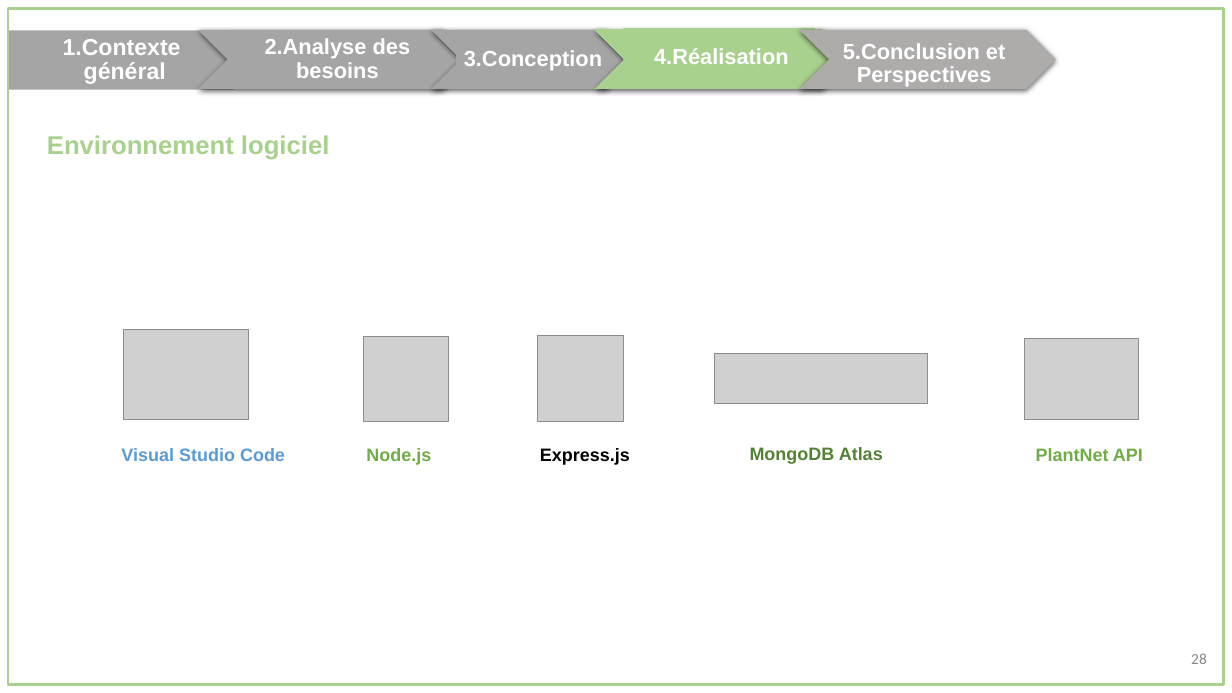
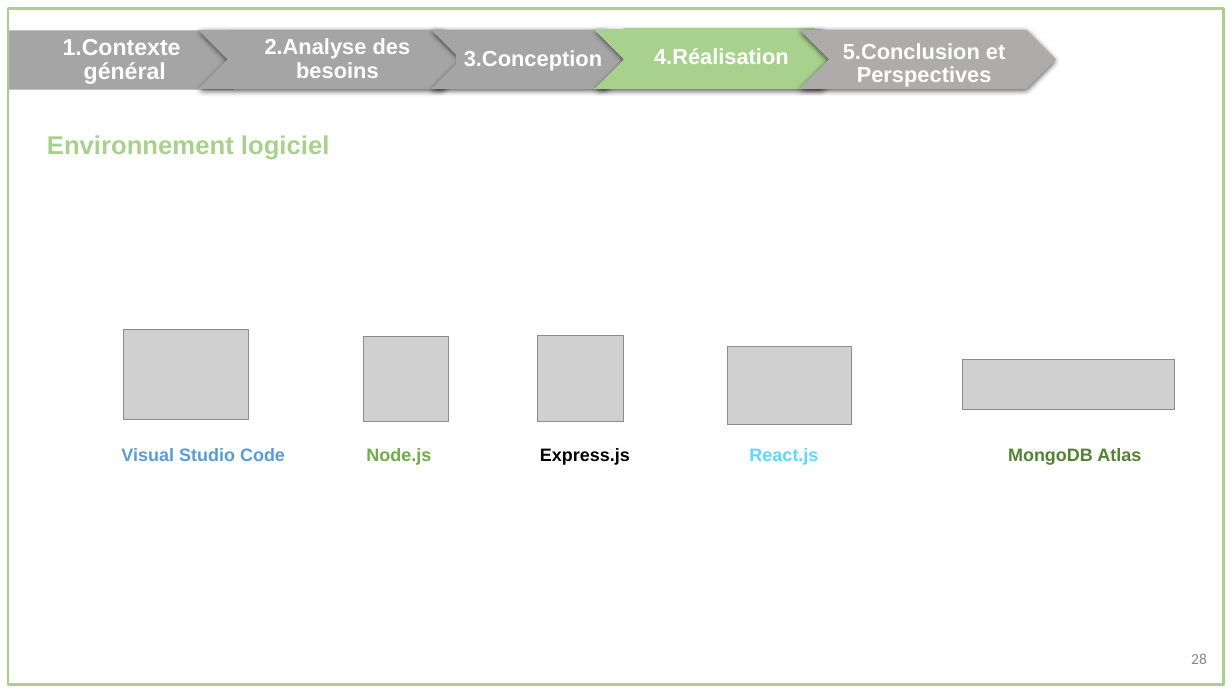
Before and after one commit to oussema1-hub/Rapport-Conception, a slide deck: slide 30 of presentation.pptx. Drawn at 1232x693 pixels with LibreOffice and Linux fonts; fonts in the diff are those of the drawing; grey boxes stand for pictures. Boxes give left, top, right and bottom in pixels: in the first picture for what was removed or moved away, otherwise in the second. Text is boxed around its words. In the diff, an @@ line names an element or a change of style, - is before the commit and + after.

```diff
--- a/presentation.pptx
+++ b/presentation.pptx
@@ picture added at <box>727,347,852,425</box> @@
@@ picture removed at <box>1025,338,1139,420</box> @@
@@ picture: place and size @@
-picture at <box>715,353,928,403</box>
+picture at <box>962,360,1175,409</box>
@@ text added at <box>749,448,818,465</box>, 14 pt, text #61D6FF, bold @@
+React.js
@@ text "MongoDB Atlas": place and size @@
-text "MongoDB Atlas" at <box>750,447,883,464</box>
+text "MongoDB Atlas" at <box>1008,448,1141,465</box>
@@ text removed at <box>1036,448,1143,461</box> @@
-PlantNet API
```
Also in this commit, not shown: 5 other slides changed, 2 other files.
